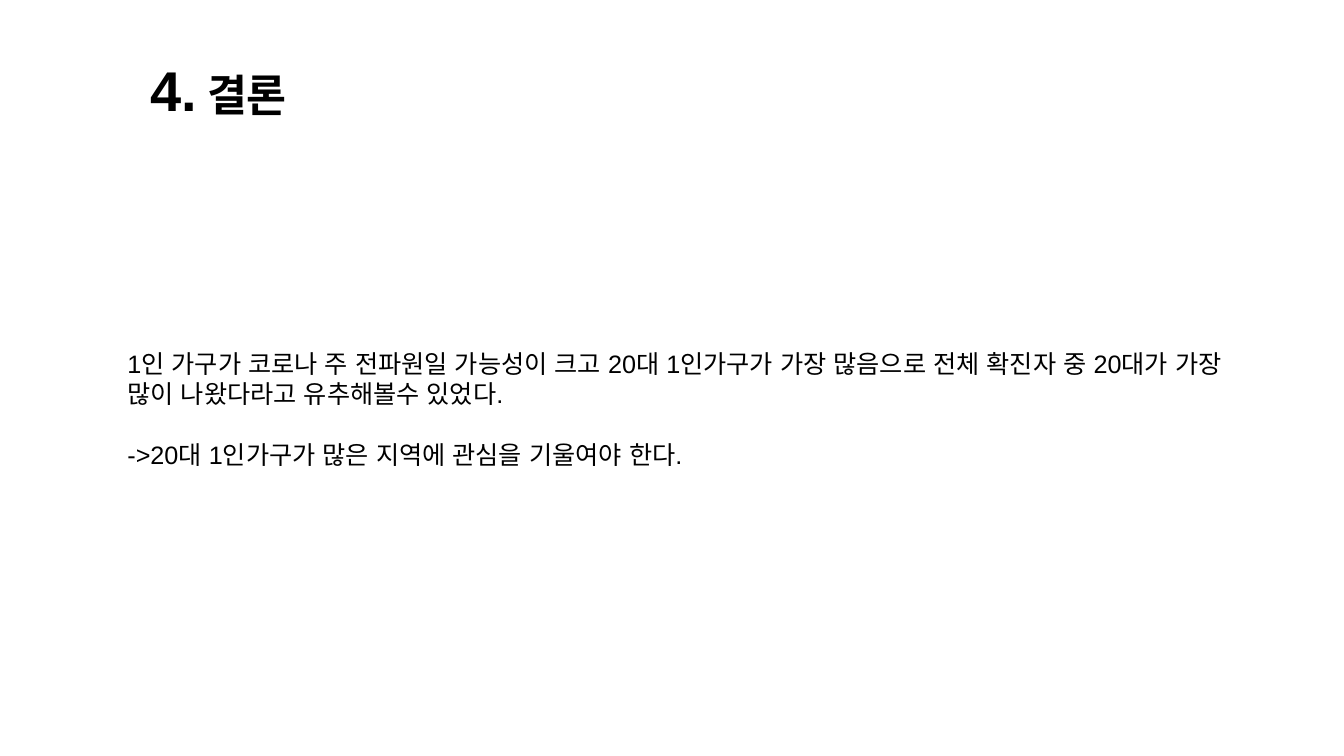
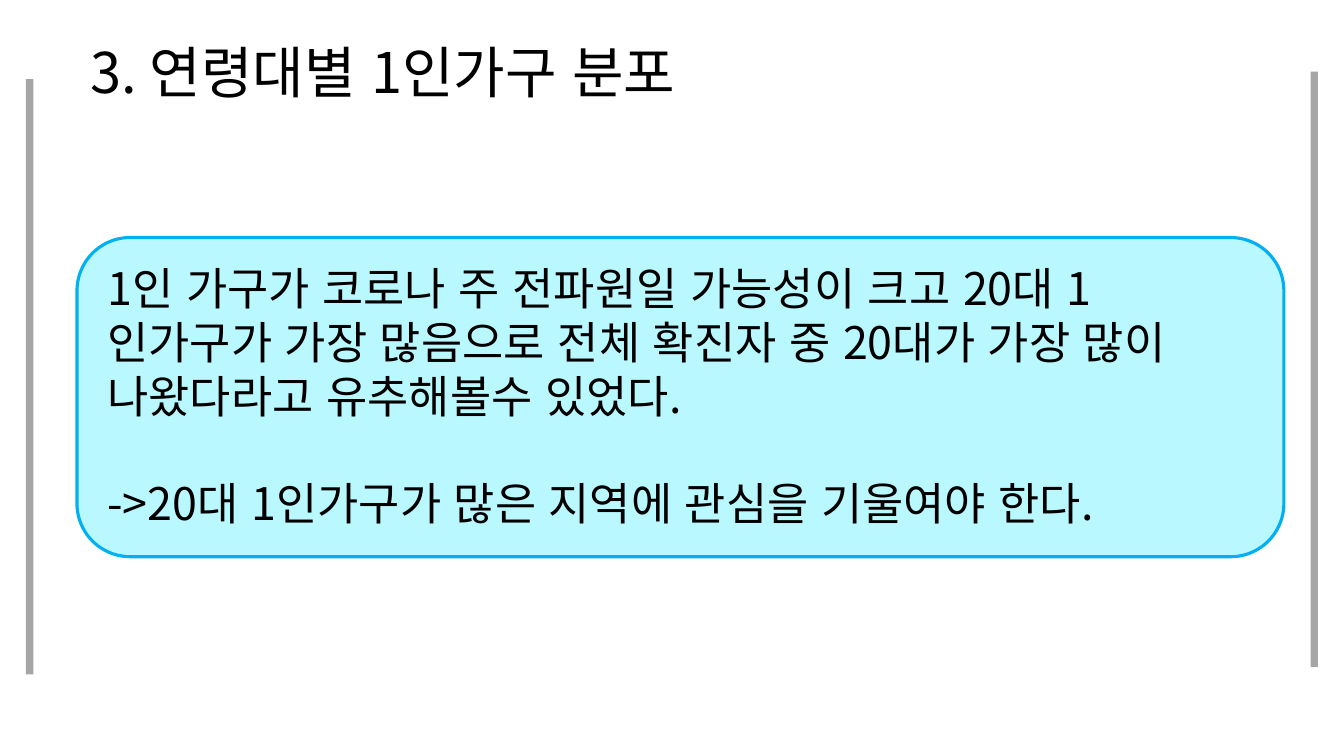
Before and after one commit to JooEHyeon/CORONA19_data_analysis, a slide deck: slide 26 of 최종합본.pptx (slide 27 before the commit). Drawn at 1344x756 pixels with LibreOffice and Linux fonts; fonts in the diff are those of the drawing. Boxes give left, top, right and bottom in pixels: in the first picture for what was removed or moved away, otherwise in the second. Text is boxed around its words. In the diff, an @@ line names an element or a change of style, - is before the commit and + after.

```diff
--- a/최종합본.pptx
+++ b/최종합본.pptx
@@ text added at box(91, 46, 675, 98), 40 pt, text #000000 @@
+3. 연령대별 1인가구 분포
@@ rectangle added at box(26, 79, 33, 675), fill #A6A6A6 @@
@@ text removed at box(151, 72, 287, 115) @@
-4. 결론
@@ rectangle added at box(1311, 72, 1318, 667), fill #A6A6A6 @@
@@ rounded rectangle added at box(77, 238, 1284, 558), fill #BAF8FF, outline #00B0F0 2.25 pt @@
@@ text "1인 가구가 코로나 주 전파원일 ...": place and size @@
-text "1인 가구가 코로나 주 전파원일 ..." at box(127, 352, 1221, 466)
+text "1인 가구가 코로나 주 전파원일 ..." at box(107, 268, 1165, 524)
@@ text "1인 가구가 코로나 주 전파원일 ..." at box(107, 268, 1165, 524): size 18 to 32 pt, font Arial to Noto Sans CJK KR @@
```
Also in this commit, not shown: 24 other slides changed, 1 slide added, 2 slides removed.
